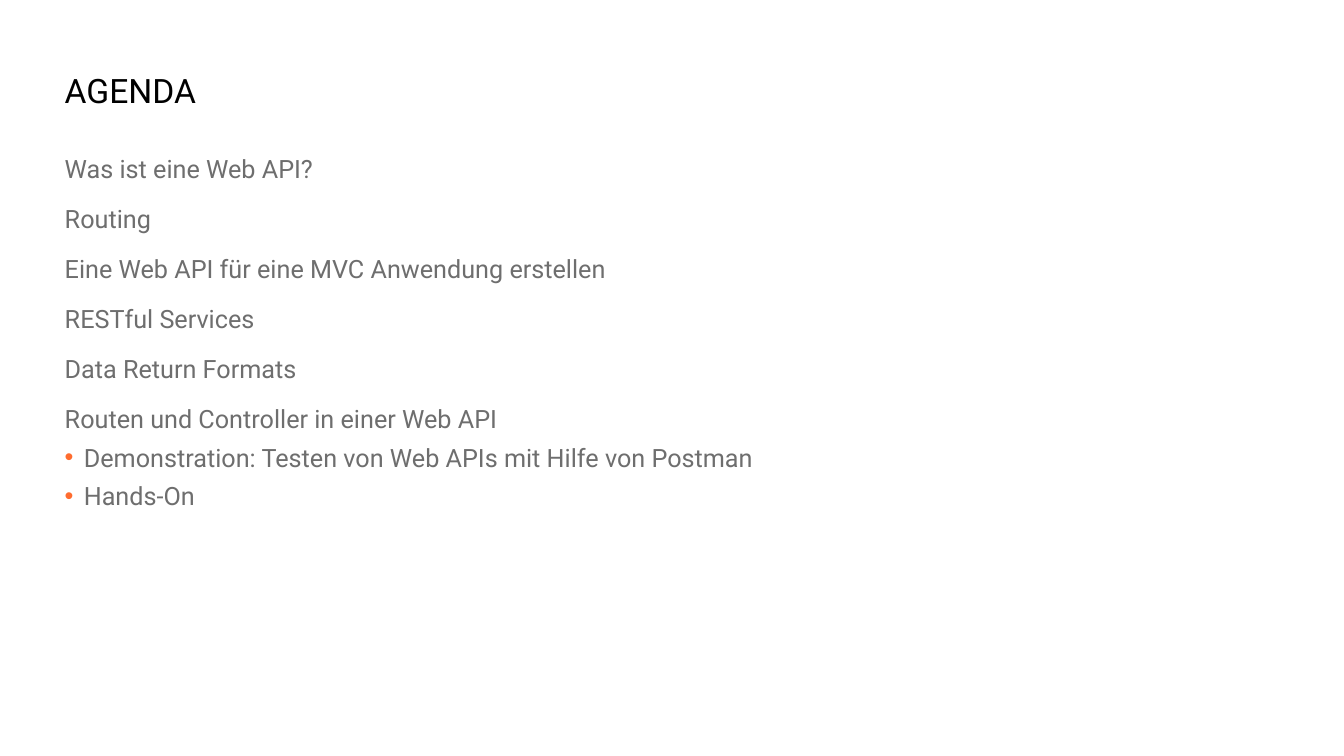
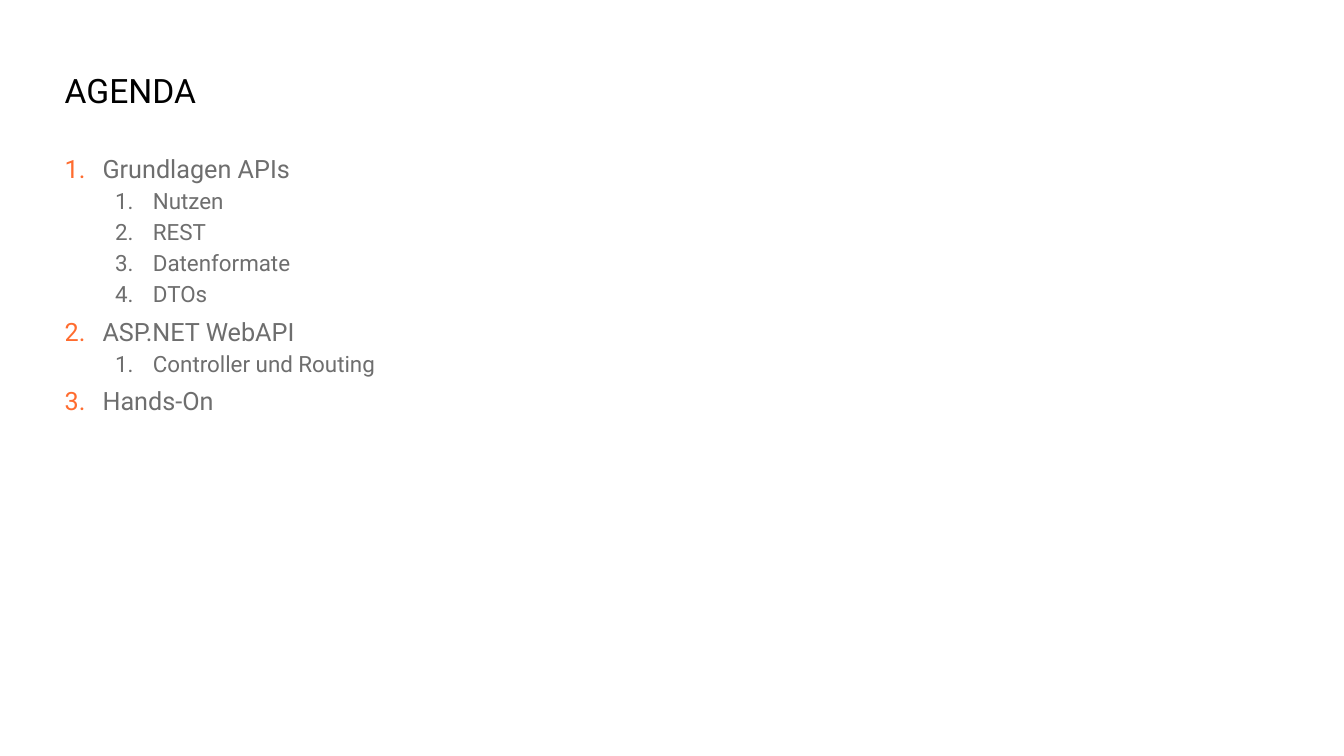
Before and after one commit to danielbeckmann/DotNETJumpStart, a slide deck: slide 5 of 05. ASP.NET Web API/Entwicklung einer Schnittstelle mit ASP.NET Web API.pptx. Drawn at 1344x756 pixels with LibreOffice and Linux fonts; fonts in the diff are those of the drawing; background and template pictures are left out. Boxes give left, top, right and bottom in pixels: in the first picture for what was removed or moved away, otherwise in the second. Text is boxed around its words. In the diff, an @@ line names an element or a change of style, - is before the commit and + after.

```diff
--- a/05. ASP.NET Web API/Entwicklung einer Schnittstelle mit ASP.NET Web API.pptx
+++ b/05. ASP.NET Web API/Entwicklung einer Schnittstelle mit ASP.NET Web API.pptx
@@ text at <box>103,159,374,377</box>: text changed; size 18 to 16 pt @@
-• Was ist eine Web API?
-  Routing
-  Eine Web API für eine MVC Anwendung erstellen
-  RESTful Services
-  Data Return Formats
-  Routen und Controller in einer Web API
-  Demonstration: Testen von Web APIs mit Hilfe von Postman
+1. Grundlagen APIs
+  1. Nutzen
+  2. REST
+  3. Datenformate
+  4. DTOs
+2. ASP.NET WebAPI
+  1. Controller und Routing
@@ text at <box>103,391,214,410</box>: bullet • to 1. @@
```
Also in this commit, not shown: 4 other slides changed, 2 slides added, 2 slides removed, 1 other file.
